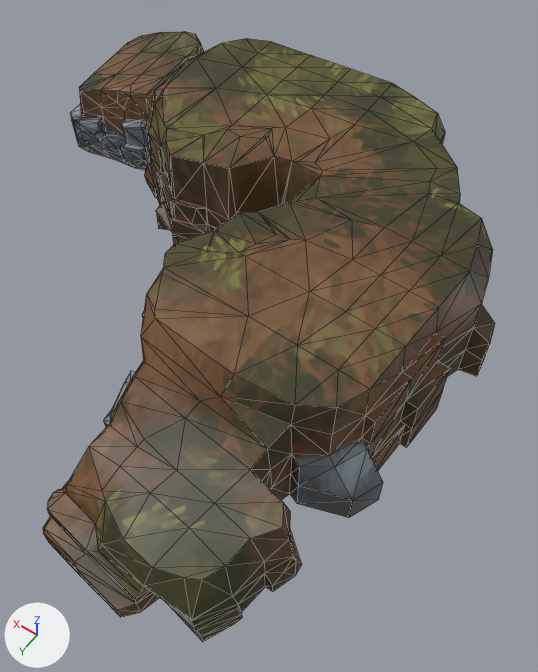
The OBJ model ProjectAV/Models/skaly/skala_1.obj as it was, and as the next commit left it.
Both versions are drawn from a camera (50 mm lens) standing at (-41.7, 66.5, 82.6) and looking at (-5.3, 15.4, 2.4). Lighting does not change. The marker at lower left points along +X, +Y and +Z. Mesh edges are drawn as thin lines. Where no turn or scale is listed for an object, it has been applied to the vertices.
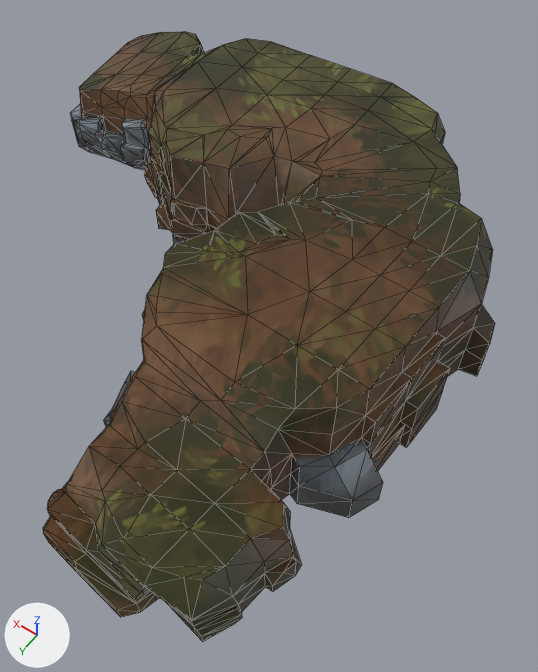
The change, as a diff of the scene's bpy script:
```diff
--- a/ProjectAV/Models/skaly/skala_1.obj.py
+++ b/ProjectAV/Models/skaly/skala_1.obj.py
@@ img_skala_1_normal_directx_png @@
+img_skala_1_normal_directx_png = load_image('skala_1_Normal_DirectX.png', 'skala_1_Normal_DirectX.png', 2048, 2048, 'sRGB')
@@ mat_skala_1 @@
 n0 = _N.new('ShaderNodeBsdfPrincipled'); n0.name = 'Principled BSDF'
 n2.image = img_skala_1_base_color_png
+n3 = _N.new('ShaderNodeTexImage'); n3.name = 'Image Texture.001'
+n3.image = img_skala_1_normal_directx_png
+n4 = _N.new('ShaderNodeNormalMap'); n4.name = 'Normal Map'
 _L.new(n2.outputs[0], n0.inputs[0])  # 'Color' to 'Base Color'
 _L.new(n0.outputs[0], n1.inputs[0])  # 'BSDF' to 'Surface'
+_L.new(n3.outputs[0], n4.inputs[1])  # 'Color' to 'Color'
+_L.new(n4.outputs[0], n0.inputs[5])  # 'Normal' to 'Normal'
@@ me_cylinder_014 @@
 # used by ob_cylinder_014; location = (0.0, 0.0, 0.0)
 # verts and faces of me_cylinder_014; kept vertices keep their numbers, new ones are numbered from 838
 # before: 28 (27.3, -16.5, 18.2), 29 (26.4, -16.4, 19.3) at pixel (221, 43), 30 (28.9, -10.4, 18.4) at pixel (185, 61), 32 (29.8, -9.1, 16.6), 183 (27.8, -1.9, 18.4) at pixel (154, 90)
 # before: 190 (23.7, 2.5, 20.1) at pixel (154, 104), 629 (27.0, -10.9, 19.3) at pixel (196, 58), 630 (25.9, -2.1, 19.3) at pixel (164, 88), 631 (24.9, -0.4, 19.3) at pixel (161, 96)
-me_cylinder_014.from_pydata(...)  # 838 vertices, 1672 faces; spans x -31.1..49.9, y -27.8..54.9, z 0.4..20.1
+me_cylinder_014.from_pydata(...)  # 839 vertices, 1674 faces; spans x -31.1..49.9, y -27.8..54.9, z 0.4..19.6
+# me_cylinder_014 part 1
+verts[28] = (27.7, -16.6, 18.1)  # moved, pixel (216, 47)
+verts[29] = (26.4, -16.4, 19.0)  # moved, pixel (222, 45)
+verts[630] = (25.9, -2.1, 19.0)  # moved, pixel (164, 90)
+verts[30] = (28.1, -10.2, 17.8)  # moved, pixel (189, 67)
+verts[32] = (29.6, -9.0, 16.5)  # moved, pixel (177, 74)
+verts[183] = (27.8, -1.9, 18.3)  # moved, pixel (154, 90)
+verts[631] = (24.9, -0.4, 19.2)  # moved, pixel (161, 96)
+verts[190] = (23.7, 2.5, 19.5)  # moved, pixel (155, 108)
+verts[629] = (26.8, -10.9, 18.9)  # moved, pixel (197, 61)
+# me_cylinder_014 part 2
+# 2 faces are deleted
+# 18 vertices move from x -23.8..1.8, y 25.3..46.0, z 11.9..19.3 to x -23.8..1.8, y 25.3..46.0, z 11.5..19.6
+# 1 vertex is added at (-0.5, 30.3, 18.6)
+# 4 new faces join them
 me_cylinder_014.materials.append(mat_skala_1)
```

Where the change shows, as pixel boxes (x1, y1, x2, y2) in the pictures (538 x 672 px; the box of a moved part takes in the faces that stretch with it):
'Cylinder.014', surface changed, reshaped: (43, 31, 495, 642) in both
part 1 of me_cylinder_014, moved or reshaped: (147, 38, 258, 145) in both
part 2 of me_cylinder_014, built on: (89, 256, 370, 568) in both
